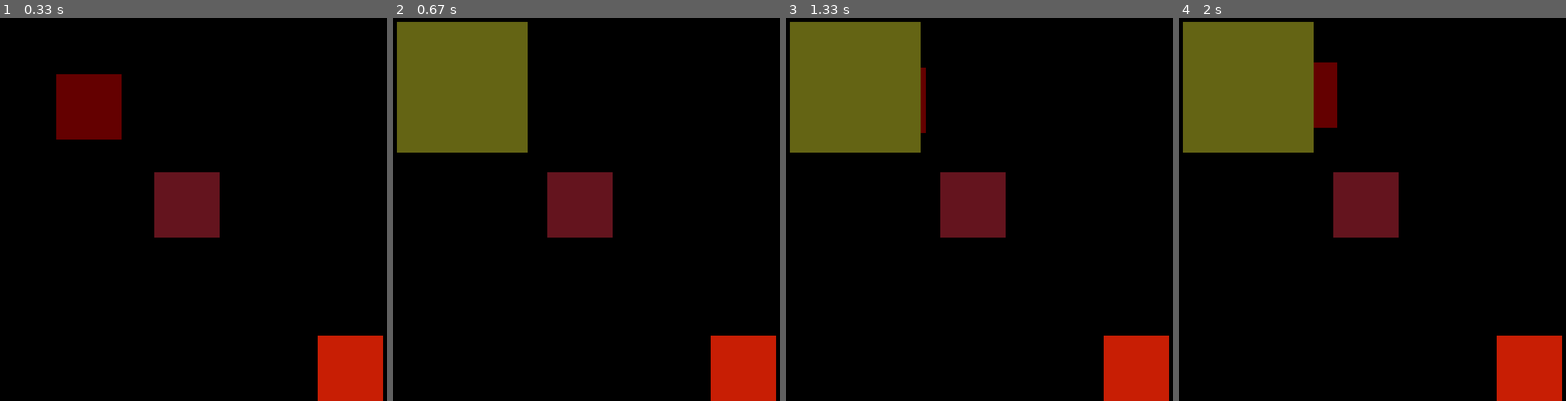
Above: before the commit, frames 1-4 (left to right).
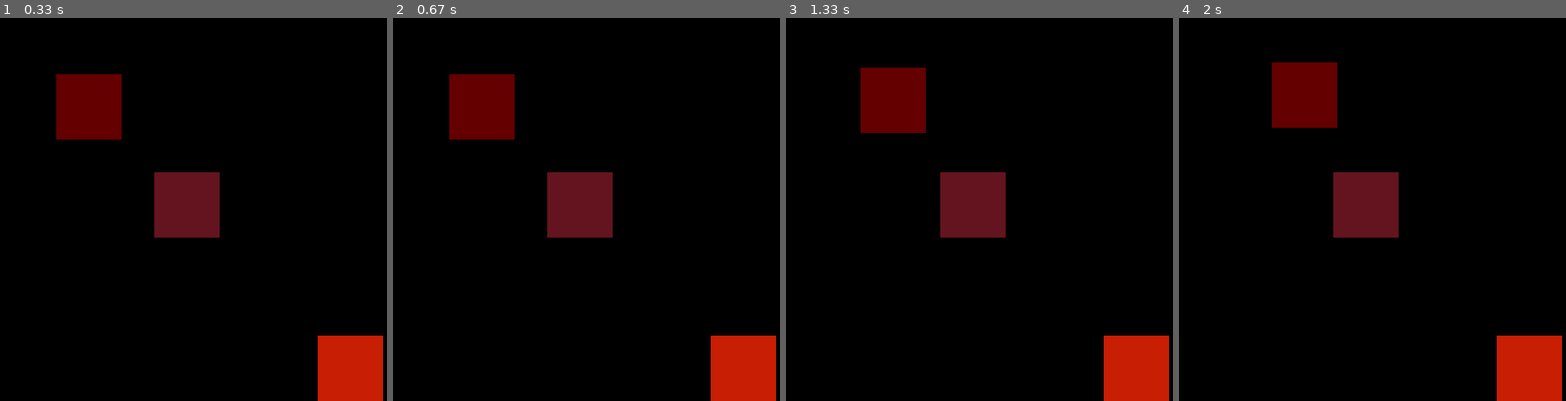
Above: after the commit, the same moments.

Repository: Meghan13/SENG-310-Project
Game: pygame game, started from randomBenji.py
Same seed, same stepped clock (60 frames per second), same inputs: the game is played once before the commit and once after it.
Inputs:
- Up to frame 1 (0.33 s): no input
- Up to frame 2 (0.67 s): tap E at 0.33 s
- Up to frame 3 (1.33 s): hold D 0.67-1.13 s; hold W from 1.17 s (still down)
- Up to frame 4 (2 s): release W at 1.47 s; hold D 1.5-1.97 s

Frame 1 is identical in both runs. In frame 2, 12% of the frame differs, in the area x 1-35%, y 1-36%; in frame 3, 12%; in frame 4, 12%.

Commit message:
Added highlight bool and get for it, as well as a set

Diff:
--- a/Code/item.py
+++ b/Code/item.py
@@ -1,9 +1,7 @@
 import pygame
-
+from enum import Enum
 # Initialize the pygame
 pygame.init()
-
-
 
 # item init
 # Function to set the all the attributes of the item
@@ -11,7 +9,9 @@
 # item_name :    name associated with this item
 # item_num  :    number of this item in the stack
 # item_pos  :    position of the top left corner of the item
-class Item:
+
+
+class Item :
     def __init__(self, item_id: int, item_name: str, item_info: str, item_num: int, item_pos: tuple, image_dir: str):
         self.i_id = item_id
         self.name = item_name
@@ -49,6 +49,9 @@
     def get_height(self):
         return self.HEIGHT
 
+    def get_highlight(self):
+        return self.is_highlighted
+
     def set_id(self, item_id: int):
         self.i_id = item_id
 
@@ -64,6 +67,9 @@
     def set_pos(self, item_pos: tuple):
         self.pos = item_pos
         self.rect = pygame.Rect(self.pos, (self.WIDTH, self.HEIGHT))
+
+    def highlight(self, highlight_bool: bool):
+        self.is_highlighted = highlight_bool
 
     # This function takes in a screen and displays the items image at that coordinate
     def display(self, screen: pygame.display):
@@ -103,45 +109,6 @@
     pos = None    # position for the item and rect
     rect = None   # item rect for collisions/hover detection
     image = None  # a string which stores the location of the image for an item
+    is_highlighted = False
     WIDTH = 48    # a constant width for the image and rect
     HEIGHT = 48   # a constant height for the image and rect
-
-
-# screen to display things on
-screen = pygame.display.set_mode((800, 600))
-
-# game loop boolean
-running = True
-
-# Add three items to a list of items
-items = [Item(0, "Sword", "An ancient sword passed down through your family", 1, (0, 0), "../Assets/sword.png"),
-         Item(1, "Apple", "An apple picked fresh from a tree", 32, (0, 0), "../Assets/apple.png"),
-         Item(2, "Gem", "A precious gemstone", 3, (0, 0), "../Assets/gem.png")]
-
-# set the position of the first item
-pos_x = 16
-pos_y = 16
-
-# iterate through the list and space them out appropriately
-for i in items:
-    i.scale(0.5, 2.0)
-    pos = (pos_x, pos_y)
-    i.set_pos(pos)
-    pos_x = pos_x + (i.get_width() * 1.5)
-
-
-while running:
-    for event in pygame.event.get():
-        if event.type == pygame.QUIT:
-            running = False
-
-    screen.fill(pygame.Color(0, 0, 0))
-    # Display each item
-    for i in items:
-
-        i.display(screen)
-    # Display the description (separate for loop to avoid an item rendering overtop of the text
-    for i in items:
-        i.description(screen, pygame.mouse.get_pos())
-
-    pygame.display.update()
--- a/randomBenji.py
+++ b/randomBenji.py
@@ -72,8 +72,8 @@
     pygame.draw.rect(screen, pygame.Color(100, 20, 30), chest1)
     pygame.draw.rect(screen, pygame.Color(200, 30, 4), chest2)
     if inventoryOpen:
-        if ((player.y - chest1.y)**2 + (player.x - chest1.x)**2) < 100000:
+        if ((player.y - chest1.y)**2 + (player.x - chest1.x)**2) < 10:
             pygame.draw.rect(screen, pygame.Color(100, 100, 20), inventoryPane)
-        if ((player.y - chest2.y) ** 2 + (player.x - chest2.x) ** 2) < 100000:
+        if ((player.y - chest2.y) ** 2 + (player.x - chest2.x) ** 2) < 10:
             pygame.draw.rect(screen, pygame.Color(100, 100, 20), inventoryPane2)
     pygame.display.update()
--- a/sortingStuff.py
+++ b/sortingStuff.py
@@ -4,6 +4,7 @@
 import Code.item
 
 from Code import item
+
 
 # Sort functions that take a list of items and sort by specified method
 
@@ -25,7 +26,7 @@
 
 
 # sort by name A-Z, creates new list
-#uses insertion sort
+# uses insertion sort
 def sort_by_name(list):
     index = 0
     new_list = []
@@ -60,25 +61,25 @@
     item3 = item.Item(2, "Gem", "A precious gemstone", 3, (0, 0), "./Assets/gem.png")
     item_list = [item3, item2, item1]
 
-    for i in range(0,len(item_list)):
+    for i in range(0, len(item_list)):
         print(item_list[i].get_name())
 
     # sort by id
     item_list = sort_by_id(item_list)
     print("Sorting by id")
-    for i in range(0,len(item_list)):
+    for i in range(0, len(item_list)):
         print(item_list[i].get_name())
 
     # sort by item name
     item_list = sort_by_name(item_list)
     print("Sorting by name")
-    for i in range(0,len(item_list)):
+    for i in range(0, len(item_list)):
         print(item_list[i].get_name())
 
     # sort by item number
     item_list = sort_by_number(item_list)
     print("Sorting by number")
-    for i in range(0,len(item_list)):
+    for i in range(0, len(item_list)):
         print(item_list[i].get_name())
 
 
